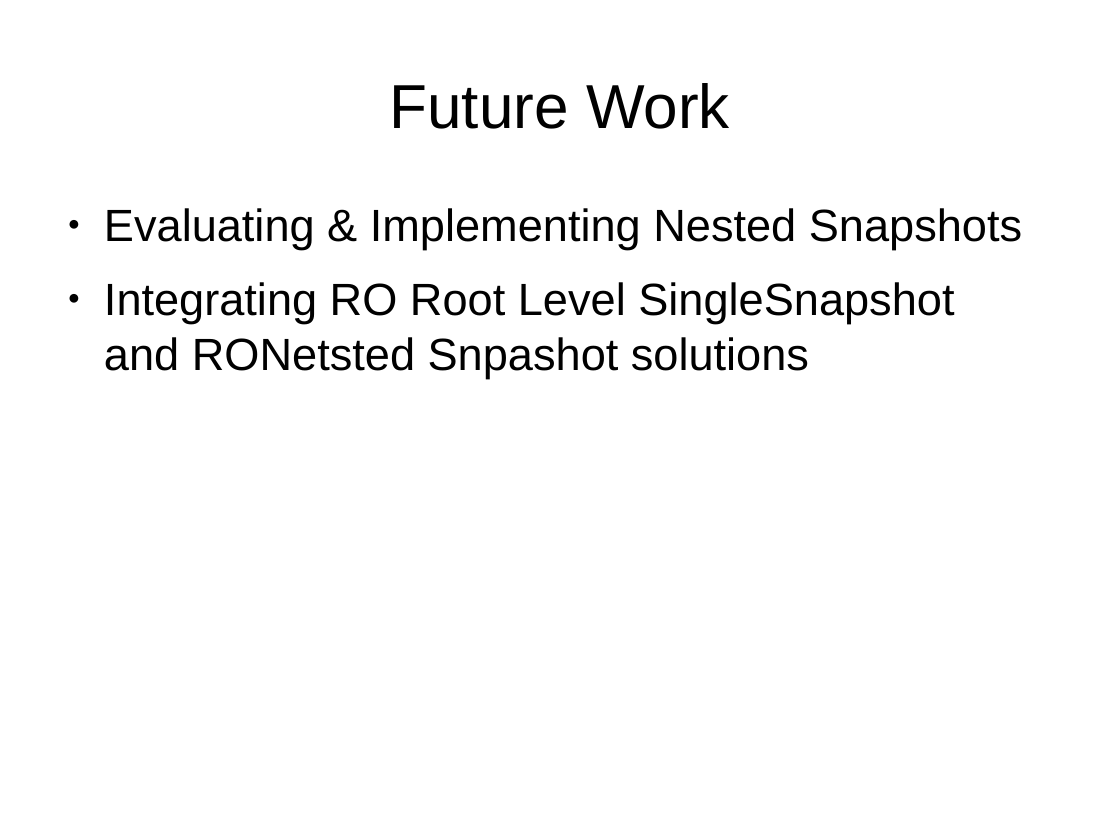
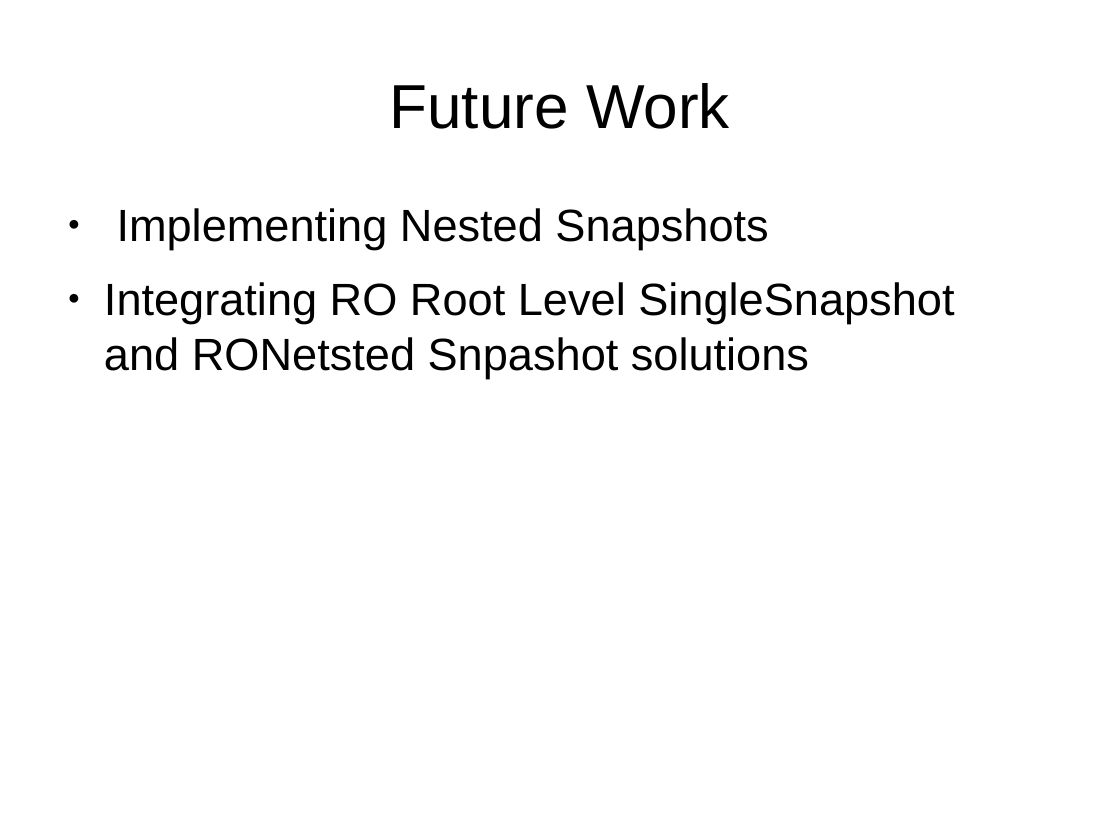
Before and after one commit to pushparajxa/Thesis-Presentation, a slide deck: slide 45 of Final_Presentation.odp (slide 30 before the commit). Drawn at 1120x840 pixels with LibreOffice and Linux fonts; fonts in the diff are those of the drawing. Boxes give left, top, right and bottom in pixels: in the first picture for what was removed or moved away, otherwise in the second. Text is boxed around its words. In the diff, an @@ line names an element or a change of style, - is before the commit and + after.

```diff
--- a/Final_Presentation.odp
+++ b/Final_Presentation.odp
@@ text at (117, 208, 768, 250): text changed @@
-● Evaluating & Implementing Nested Snapshots
+● Implementing Nested Snapshots
```
Also in this commit, not shown: 18 other slides changed, 16 slides added, 2 slides removed, 11 other files.
